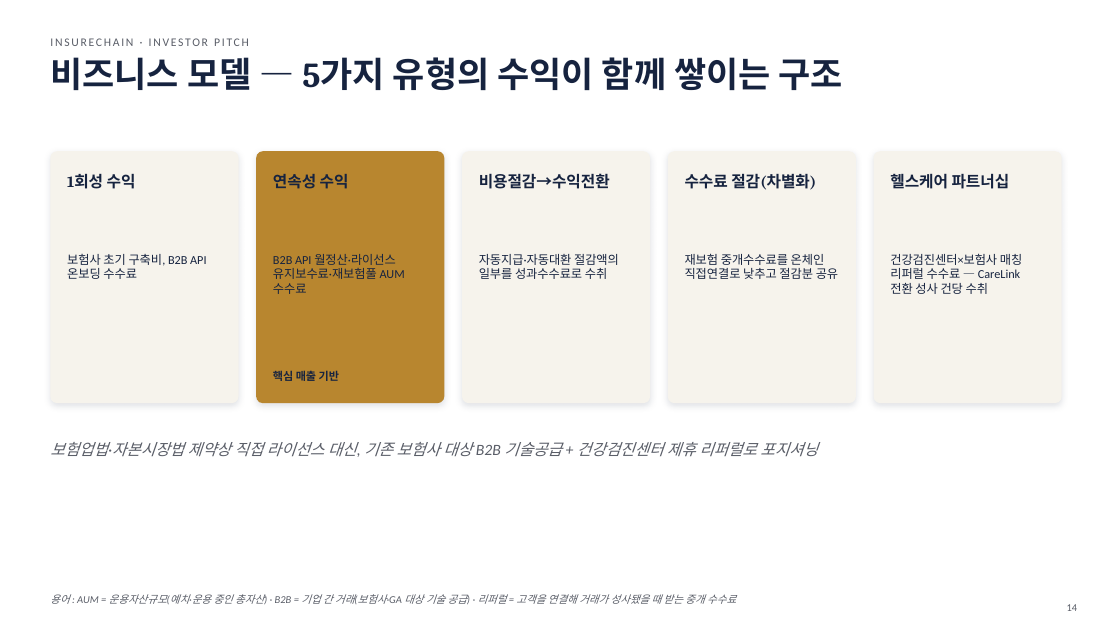
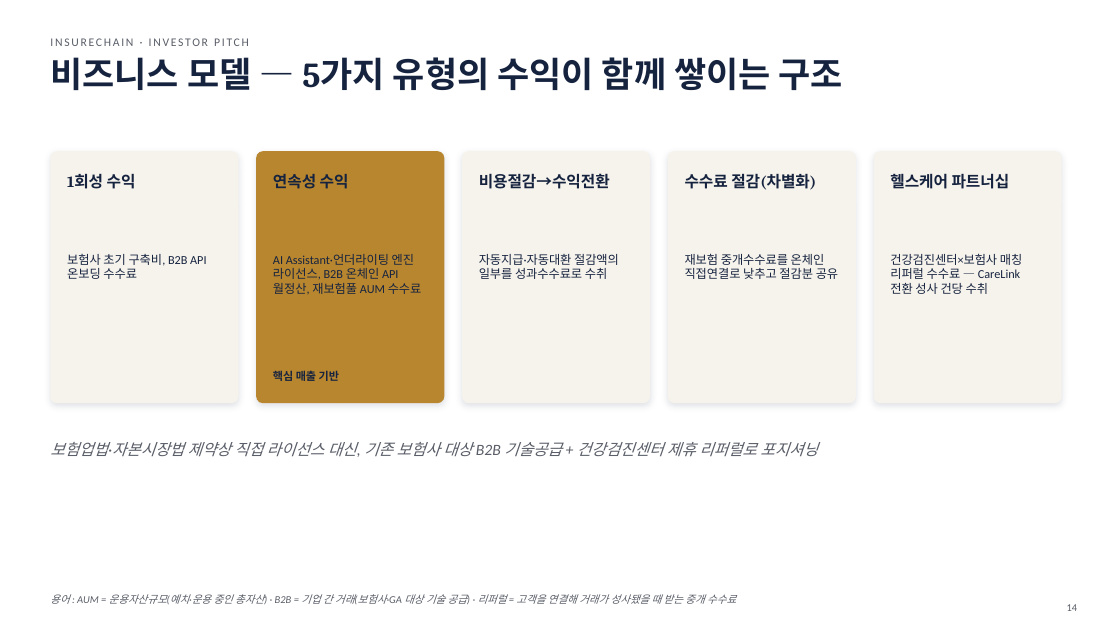
Before and after one commit to leeyonsei78/capstone_project_alpha, a slide deck: slide 14 of 인슈어체인_투자피칭_발표자료.pptx. Drawn at 1120x630 pixels with LibreOffice and Linux fonts; fonts in the diff are those of the drawing. Boxes give left, top, right and bottom in pixels: in the first picture for what was removed or moved away, otherwise in the second. Text is boxed around its words. In the diff, an @@ line names an element or a change of style, - is before the commit and + after.

```diff
--- a/인슈어체인_투자피칭_발표자료.pptx
+++ b/인슈어체인_투자피칭_발표자료.pptx
@@ text at box(273, 254, 422, 294): text changed @@
-B2B API 월정산·라이선스 유지보수료·재보험풀 AUM 수수료
+AI Assistant·언더라이팅 엔진 라이선스, B2B 온체인 API 월정산, 재보험풀 AUM 수수료
```
Also in this commit, not shown: 1 other slide changed, 1 other file.
